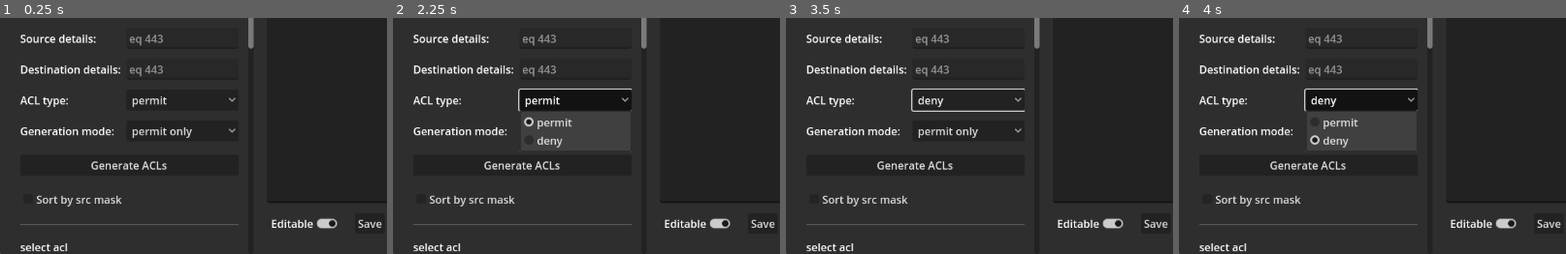
Above: before the commit, frames 1-4 (left to right).
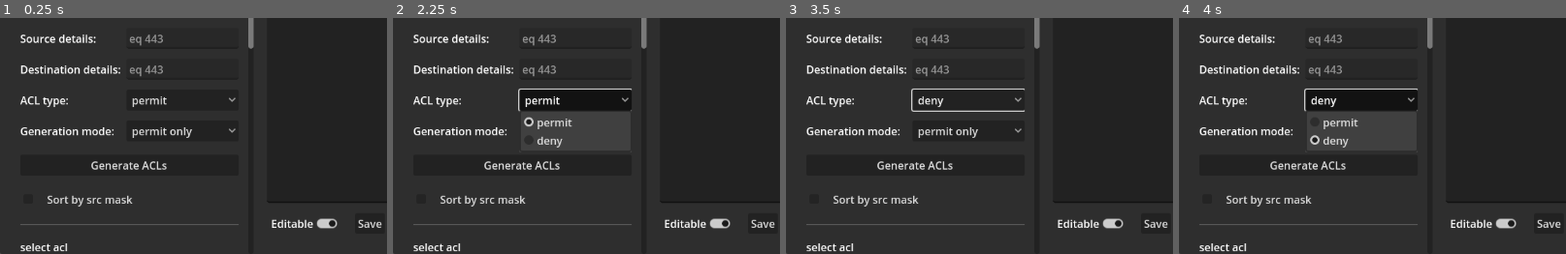
Above: after the commit, the same moments.

Repository: DetrembleurArthur/Acls-Maker
Game: Godot game, scene res://gui.tscn
The game is run twice, just before and just after one commit, with the same random seed, the same clock (stepped at 60 frames per second) and the same inputs.
Inputs (mouse positions are % of the whole screen's width and height, from its top left):
- Up to frame 1 (0.25 s): no input
- Up to frame 2 (2.25 s): click (24, 4) at 0.52 s; type "12" at 0.6 s; click (24, 11) at 0.75 s; type "12" at 0.83 s; click (24, 23) at 0.98 s; type "12" at 1.07 s; click (24, 29) at 1.27 s; type "12" at 1.35 s; click (67, 48) at 1.5 s; type "Alex" at 1.58 s; click "permit" at 2 s
- Up to frame 3 (3.5 s): click "permit only" at 2.75 s
- Up to frame 4 (4 s): click "deny" at 3.5 s
The pictures show only the part of the screen within x 0-50%, y 50-100%; the shares and areas given below are measured in that part.

The runs differ from the first frame. In frame 1, 0.5% of the frame differs, in the area x 9-35%, y 75-80%; in frame 2, 0.5%; in frame 3, 0.5%; in frame 4, 0.5%.

Commit message:
shortcuts

Diff:
--- a/gui.tscn
+++ b/gui.tscn
@@ -1,6 +1,22 @@
-[gd_scene load_steps=3 format=3 uid="uid://ce6ltrfdeq6yu"]
+[gd_scene load_steps=9 format=3 uid="uid://ce6ltrfdeq6yu"]
 
 [ext_resource type="Script" path="res://gui.gd" id="2"]
+
+[sub_resource type="InputEventKey" id="InputEventKey_o8h7q"]
+ctrl_pressed = true
+pressed = true
+keycode = 71
+
+[sub_resource type="Shortcut" id="Shortcut_icnmy"]
+events = [SubResource("InputEventKey_o8h7q"), null]
+
+[sub_resource type="InputEventKey" id="InputEventKey_bd6fe"]
+ctrl_pressed = true
+pressed = true
+keycode = 84
+
+[sub_resource type="Shortcut" id="Shortcut_gwber"]
+events = [SubResource("InputEventKey_bd6fe"), null]
 
 [sub_resource type="CodeHighlighter" id="CodeHighlighter_kjxff"]
 number_color = Color(0.662745, 0.788235, 1, 1)
@@ -12,6 +28,14 @@
 "permit": Color(0.32549, 1, 0.298039, 1)
 }
 
+[sub_resource type="InputEventKey" id="InputEventKey_ffqcn"]
+ctrl_pressed = true
+pressed = true
+keycode = 83
+
+[sub_resource type="Shortcut" id="Shortcut_10gpe"]
+events = [SubResource("InputEventKey_ffqcn"), null]
+
 [node name="Control" type="Control"]
 layout_mode = 3
 anchors_preset = 15
@@ -40,7 +64,6 @@
 layout_mode = 2
 
 [node name="HBoxContainer" type="HBoxContainer" parent="PanelContainer/VBoxContainer"]
-clip_contents = true
 layout_mode = 2
 size_flags_vertical = 3
 theme_override_constants/separation = 20
@@ -245,10 +268,12 @@
 
 [node name="Button" type="Button" parent="PanelContainer/VBoxContainer/HBoxContainer/ScrollContainer/HBoxContainer/VBoxContainer"]
 layout_mode = 2
+shortcut = SubResource("Shortcut_icnmy")
 text = "Generate ACLs"
 
 [node name="SortCheckBox" type="CheckBox" parent="PanelContainer/VBoxContainer/HBoxContainer/ScrollContainer/HBoxContainer/VBoxContainer"]
 layout_mode = 2
+theme_override_constants/h_separation = 20
 text = "Sort by src mask"
 
 [node name="HSeparator" type="HSeparator" parent="PanelContainer/VBoxContainer/HBoxContainer/ScrollContainer/HBoxContainer/VBoxContainer"]
@@ -359,6 +384,7 @@
 
 [node name="TestAclButton" type="Button" parent="PanelContainer/VBoxContainer/HBoxContainer/ScrollContainer/HBoxContainer/VBoxContainer"]
 layout_mode = 2
+shortcut = SubResource("Shortcut_gwber")
 text = "Test ACL"
 
 [node name="GridContainer3" type="GridContainer" parent="PanelContainer/VBoxContainer/HBoxContainer/ScrollContainer/HBoxContainer/VBoxContainer"]
@@ -456,6 +482,7 @@
 
 [node name="Button" type="Button" parent="PanelContainer/VBoxContainer/HBoxContainer/VBoxContainer2/HBoxContainer"]
 layout_mode = 2
+shortcut = SubResource("Shortcut_10gpe")
 text = "Save"
 
 [node name="Button2" type="Button" parent="PanelContainer/VBoxContainer/HBoxContainer/VBoxContainer2/HBoxContainer"]
